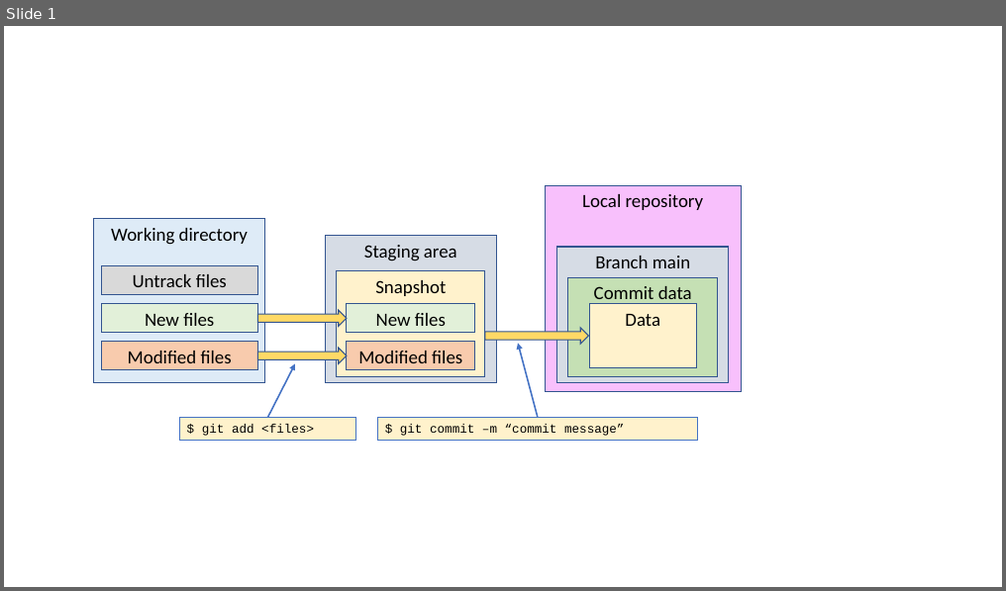
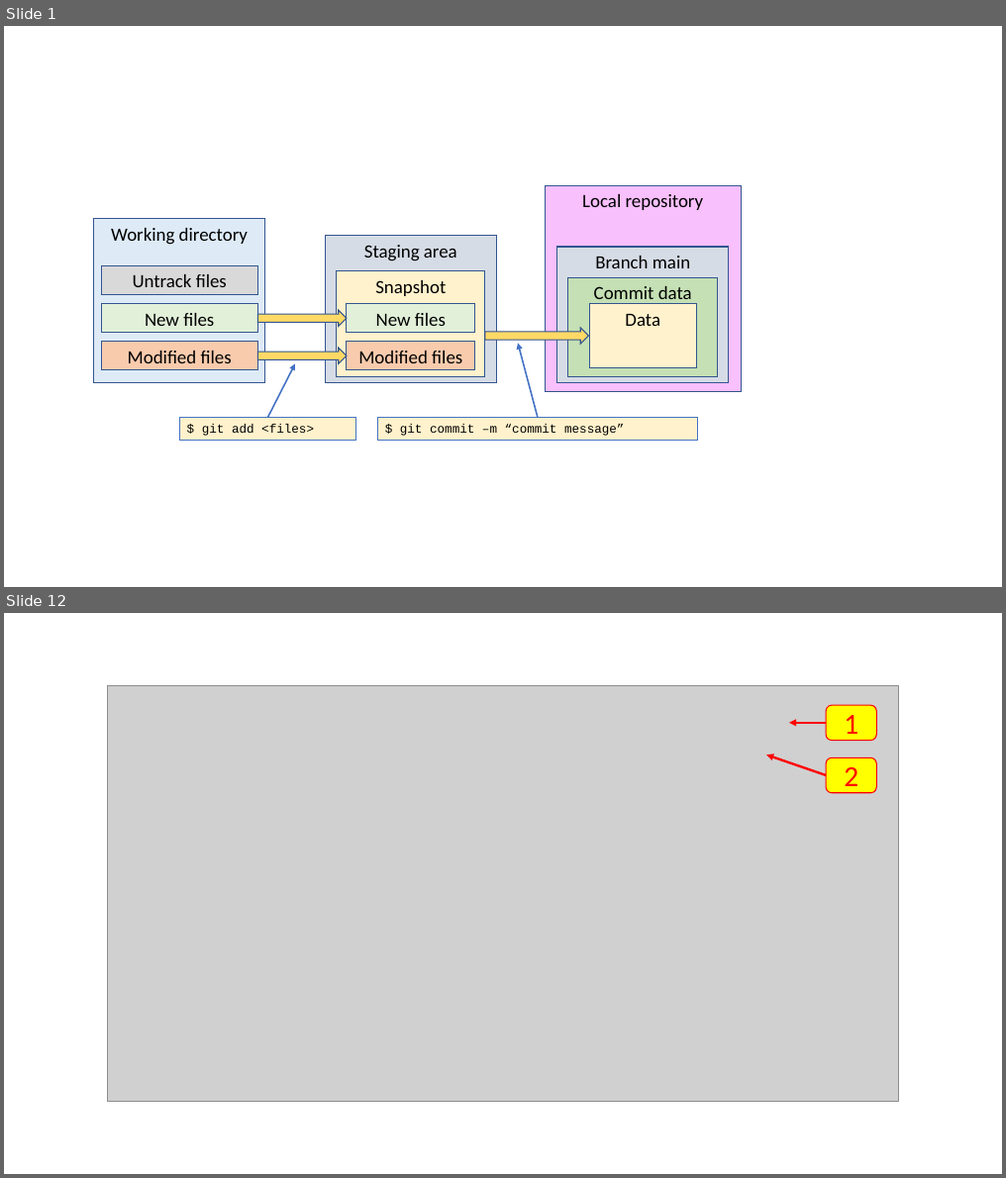
Before and after one commit to COM-LAB-I-2565/COM-LAB-I-LabSheet-2, a slide deck: Documents/Image & capture.pptx. Shown one above the other, each under a label of ours: slide 1 before the commit, slides 1 and 12 after it; the slides between them are not shown. The pictures are 1006x591 and 1006x1178 pixels, drawn with LibreOffice and Linux fonts; fonts in the diff are those of the drawing; grey boxes stand for pictures. Boxes give left, top, right and bottom in pixels: in the first picture for what was removed or moved away, otherwise in the second. Text is boxed around its words. In the diff, an @@ line names an element or a change of style, - is before the commit and + after.

```diff
--- a/Documents/Image & capture.pptx
+++ b/Documents/Image & capture.pptx
@@ slide 12 added at [4, 613, 1002, 1174], background #FFFFFF @@
@@ picture added at [107, 685, 898, 1102] @@
@@ arrow added from (826, 723) to (789, 723), #FF0000 2.25 pt @@
@@ rounded rectangle added at [826, 705, 877, 741], fill #FFFF00, outline #FF0000 1 pt, 28 pt, text #FF0000 @@
+1
@@ arrow added from (826, 775) to (767, 756), #FF0000 2.25 pt @@
@@ rounded rectangle added at [826, 759, 877, 793], fill #FFFF00, outline #FF0000 1 pt, 28 pt, text #FF0000 @@
+2
```
Also in this commit, not shown: 24 other slides added.
